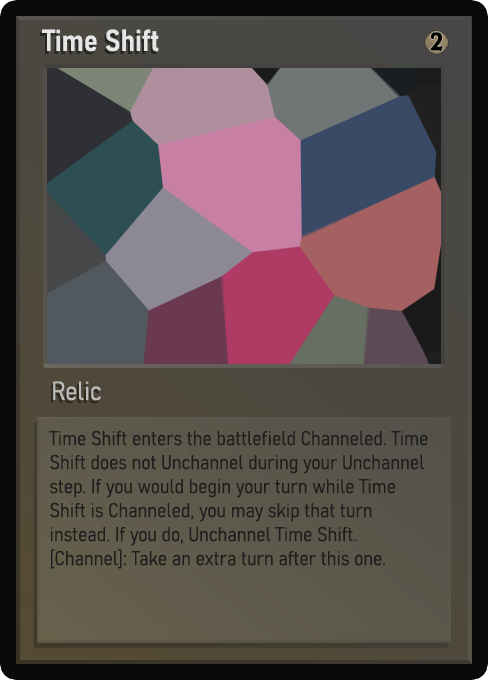
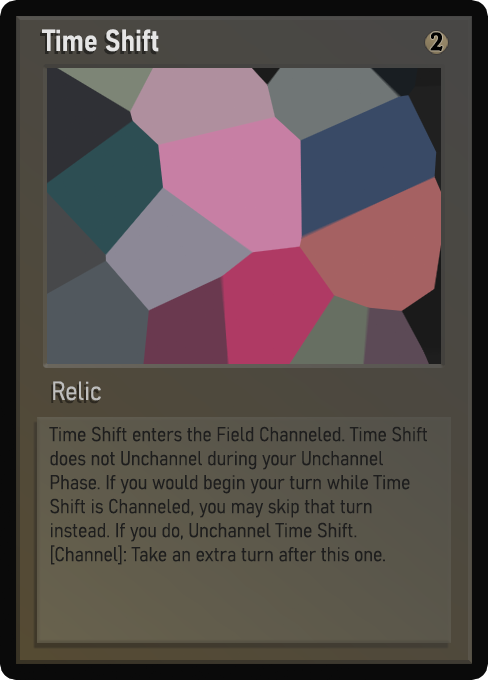
Two versions of the same layered image (488×680). Layer-by-layer changes:
renamed "Desc_smaller" to "Desc_small", showed it, moved it above "Desc_smaller", painted on it over left=49, top=426, right=428, bottom=565
renamed "Desc_small" to "Desc_smaller", hid it, painted on it over left=49, top=426, right=428, bottom=569
